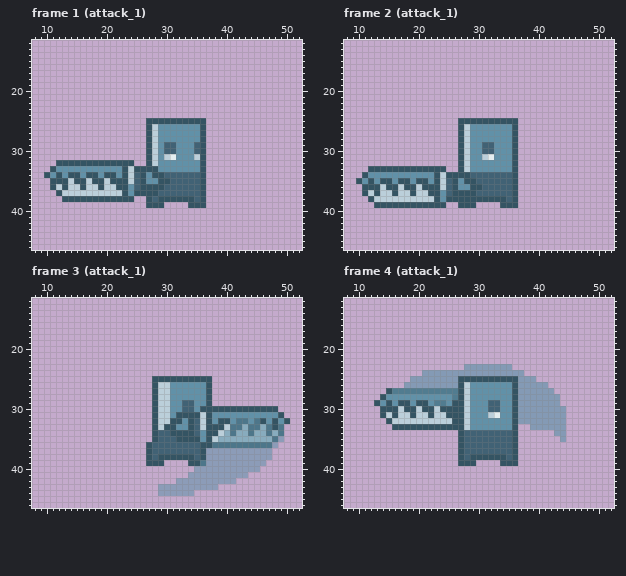
Pixel-art file -- Game_Project/ProtoType_v1/assets/animation/player.ase. The picture above was drawn from the file before the commit.
64x64 pixels, 43 frames. Shown: frame 1 (attack_1): x 8..52, y 12..46; frame 2 (attack_1): x 8..52, y 12..46; frame 3 (attack_1): x 8..52, y 12..46; frame 4 (attack_1): x 8..52, y 12..46. The commit also changed other frames, which this record leaves out.
New version:
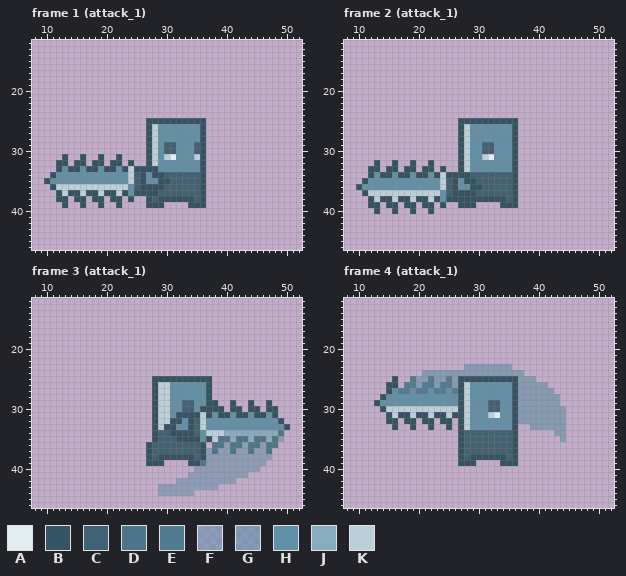
Palette (. is transparent): A #e4eef0  B #345463  C #416275  D #4d768a  E #517c90  F #6191a88f  G #6191a8a6  H #6191a8  J #88acbe  K #bbcfda
Changes in this commit:
layer "weaponthrust2/object" now hidden
layer "weaponthrust2/effect" now hidden
layer "weaponslam2/object" added
layer "weaponslam2/effect" opacity 65% added
--- frame 1 (attack_1)
@@ x 8..25 @@
 30 ..................
-31 ..................
-32 ....BBBBBBBBBBBBB.
-33 ...BHHHHHHHHHHHBKB
-34 ..BHBHBBHBBHBBHBKC
-35 ...BBBKBBKBBKBBBKC
-36 ...BKBKKBKKBKKBBHC
-37 ....BKKKKKKKKKKBHB
-38 .....BBBBBBBBBBBB.
-39 ..................
+31 .....B..B..B..B...
+32 ....BB.BB.BB.BB.B.
+33 ....BHBBHBBHBBHBKB
+34 ...BHHHHHHHHHHHHKC
+35 ..BHHHHHHHHHHHHHKC
+36 ...BKKKKKKKKKKKKHC
+37 ....BKBBKBBKBBKBHB
+38 ....BB.BB.BB.BB.B.
+39 .....B..B..B..B...
 40 ..................
--- frame 2 (attack_1)
@@ x 8..25 @@
 31 ..................
-32 ..................
-33 ....BBBBBBBBBBBBB.
-34 ...BHHHHHHHHHHHBKB
-35 ..BHBHBBHBBHBBHBKC
-36 ...BBBKBBKBBKBBBKC
-37 ...BKBKKBKKBKKBBHC
-38 ....BKKKKKKKKKKBHB
-39 .....BBBBBBBBBBBB.
-40 ..................
+32 .....B..B..B..B...
+33 ....BB.BB.BB.BB.B.
+34 ....BHBBHBBHBBHBKB
+35 ...BHHHHHHHHHHHHKC
+36 ..BHHHHHHHHHHHHHKC
+37 ...BKKKKKKKKKKKKHC
+38 ....BKBBKBBKBBKBHB
+39 ....BB.BB.BB.BB.B.
+40 .....B..B..B..B...
 41 ..................
--- frame 3 (attack_1)
@@ x 35..52 @@
 28 HHB...............
-29 HHB...............
-30 HBBBBBBBBBBBBB....
-31 BKBHHHHHHHHHHHB...
-32 CKBHBBHDDHDBHBHB..
-33 CKBBBKDDJDDJDBD...
-34 CHBBKJDJJDJJDJD...
-35 BHBKJJJJJJJJJDF...
-36 CBBDDDDDDDDDDF....
-37 CBFFFFFFFFFFF.....
+29 HHBB..B..B..B.....
+30 HBBBB.BB.BB.BB....
+31 BKBHBBHBBHBBHB....
+32 CKHHHHHHHHHHHHB...
+33 CKHHHHHHHHHHHHHB..
+34 CHKKKJJJJJJJJJD...
+35 BHBKDDJDDJDDJDF...
+36 CB.DDFDDFDDFDD....
+37 CBFDFFDFFDFFD.....
 38 CBFFFFFFFFFFF.....
--- frame 4 (attack_1)
@@ x 12..28 @@
 24 .........GGGGGGGG
-25 .......GGGGGGGGBB
-26 ......GGGGGGGGGBK
-27 ...BEEEEEEEEEEEBK
-28 ..BHHHHHHHHHHHEBK
-29 .BHBHBBHBBHEEHBBK
-30 ..BBBKBBKBBKBBBBK
-31 ..BKBKKBKKBKKBBBK
-32 ...BKKKKKKKKKKBBK
-33 ....BBBBBBBBBBBBK
+25 ....B..EGGEGGEGBB
+26 ...BB.EEGEEGEEGBK
+27 ...BHEEHEEHEEHEBK
+28 ..BHHHHHHHHHHHHBK
+29 .BHHHHHHHHHHHHHBK
+30 ..BKKKKKKKKKKKKBK
+31 ...BKBBKBBKBBKBBK
+32 ...BB.BB.BB.BB.BK
+33 ....B..B..B..B.BK
 34 ...............BC
Boxes around the changes in both pictures, in picture pixels (x1, y1, x2, y2):
changed: (44, 154, 128, 208)
changed: (356, 160, 440, 214)
changed: (206, 400, 290, 454)
changed: (380, 376, 458, 430)
